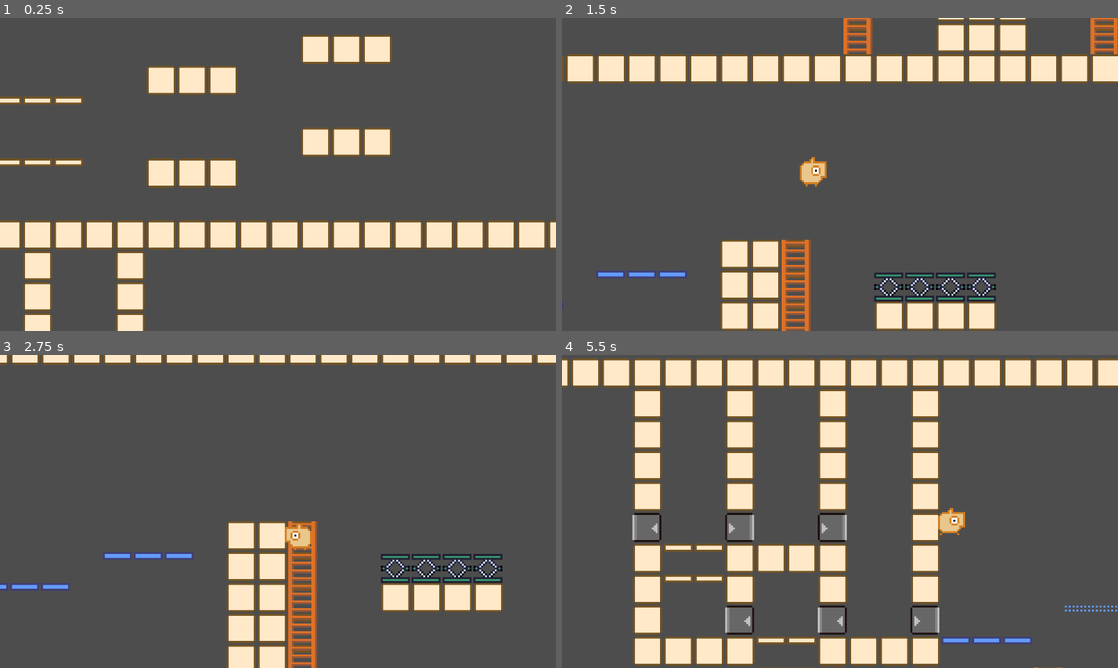
Above: before the commit, frames 1-4 (two rows, left to right).
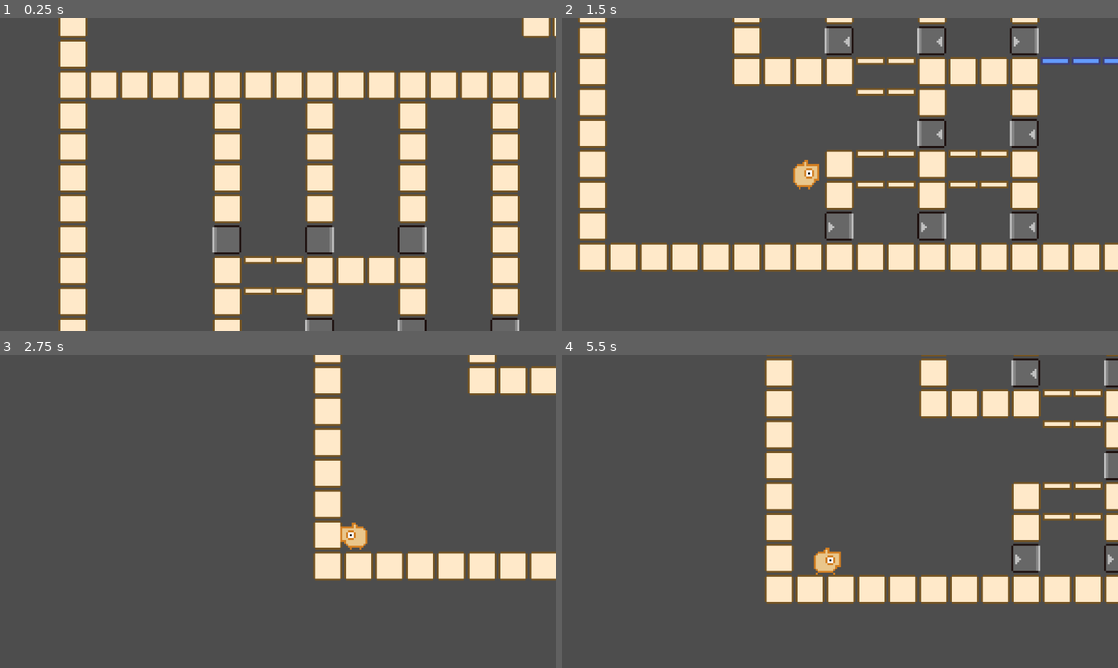
Above: after the commit, the same moments.

Repository: syun77/gd_inovania2
Game: Godot game, scene res://Main.tscn
Same seed, same stepped clock (60 frames per second), same inputs: the game is played once before the commit and once after it.
Inputs (mouse positions are in pixels of both pictures, inside the frame that each line leads up to):
- Up to frame 1 (0.25 s): no input
- Up to frame 2 (1.5 s): move the mouse to (962, 158) at 0.52 s; hold Space (action) 0.53-1.28 s; hold Right (ui_right) from 0.53 s (still down); tap Up (ui_up) at 0.77 s; move the mouse to (728, 190) at 1.27 s; tap Space (action) at 1.35 s
- Up to frame 3 (2.75 s): tap Up (ui_up) at 1.52 s; move the mouse to (333, 442) at 2.02 s; release Right (ui_right) at 2.03 s; hold Left (ui_left) from 2.03 s (still down); hold Space (action) from 2.03 s (still down); tap Shift (special) at 2.1 s
- Up to frame 4 (5.5 s): move the mouse to (812, 574) at 2.77 s; release Left (ui_left) at 2.78 s; release Space (action) at 2.78 s; hold Right (ui_right) 2.78-4.28 s; tap Space (action) at 2.85, 4.55 s; tap Up (ui_up) at 3.02, 3.77, 4.52 s; move the mouse to (1006, 558) at 3.52 s; hold Space (action) 3.53-4.28 s; tap R (reset) at 4.15 s; move the mouse to (673, 464) at 4.27 s; hold Left (ui_left) 4.28-5.03 s; tap Shift (special) at 4.35 s; move the mouse to (867, 511) at 5.02 s; hold Right (ui_right) from 5.03 s (still down); hold Space (action) from 5.03 s (still down)

The runs differ from the first frame. In frame 1, 39% of the frame differs, in the area x 0-100%, y 0-100%; in frame 2, 36%; in frame 3, 20%; in frame 4, 40%.

Commit message:
コメント修正

Diff:
--- a/gd_inovania2/Main.gd
+++ b/gd_inovania2/Main.gd
@@ -257,13 +257,15 @@
 	# 終端用のワープ渦巻きを作っておく.
 	var pos_list2 = pos_list.duplicate() # 複製.
 	# 終端を取得.
-	var end_pos = pos_list2.pop_back()
+	var end_pos = pos_list2.back()
 	# 終端が開始.
 	var p2 = p + end_pos
 	var vortex2 = VORTEX_OBJ.instantiate()
 	# 逆順にする.
 	pos_list2.reverse()
 	pos_list2 = pos_list2.map(func(a): return a-end_pos) # end_pos基準に変換.
+	#print("--------------")
+	#print(pos_list)
 	#print(pos_list2)
 	_bg_layer.add_child(vortex2)
 	vortex2.setup(p2, pos_list2, 8)
--- a/gd_inovania2/Main.tscn
+++ b/gd_inovania2/Main.tscn
@@ -22,7 +22,7 @@
 follow_viewport_enabled = true
 
 [node name="Player" parent="MainLayer" instance=ExtResource("2_cqxvx")]
-position = Vector2(1800, 1264)
+position = Vector2(352, 1840)
 
 [node name="ParticleLayer" type="CanvasLayer" parent="."]
 follow_viewport_enabled = true
--- a/gd_inovania2/src/gimmic/Vortex.gd
+++ b/gd_inovania2/src/gimmic/Vortex.gd
@@ -87,9 +87,4 @@
 	var player = body as Player
 	# 渦巻きからの相対なので絶対座標に置き換える.
 	var p_list = _pos_list.map(func(a): return a + _grid_pos)
-	# 末尾に飛び出す先を指定する.
-	#var b = p_list.pop_back()
-	#var a = p_list.pop_back()
-	#var c = b + (b - a)
-	#p_list.append_array([a, b, c])
 	player.start_warp(p_list)
